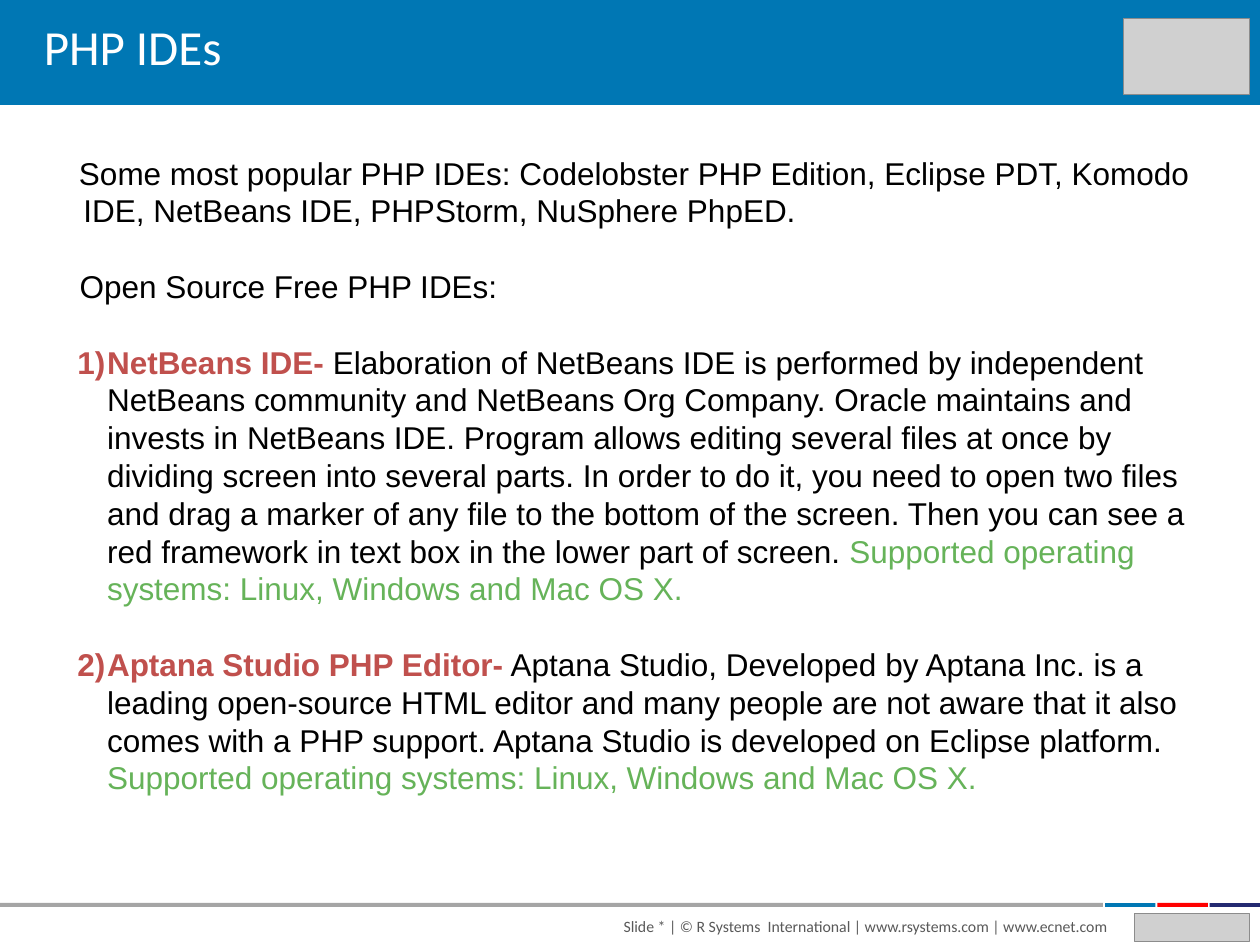
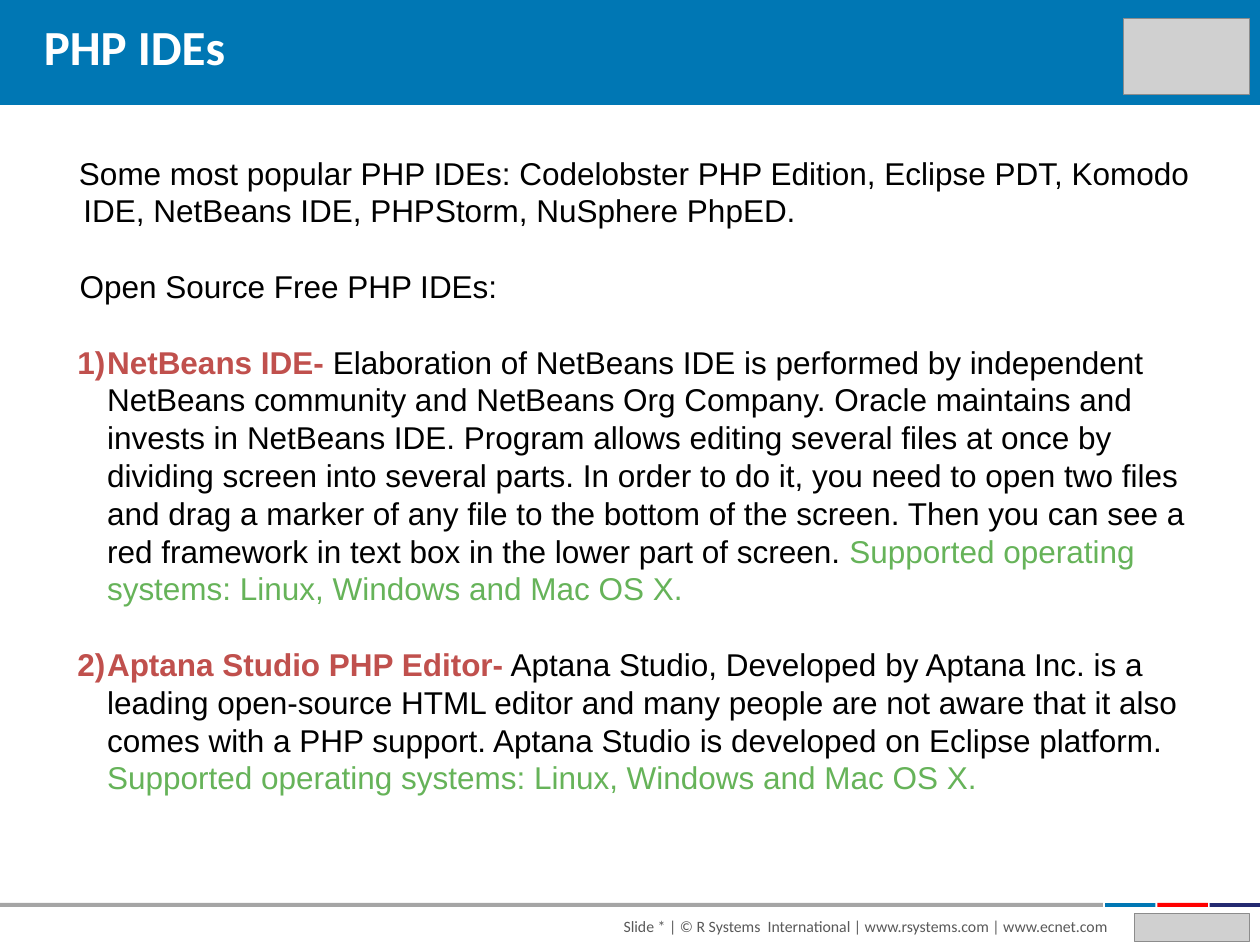
Before and after one commit to ChoudharyPreeti/Claim, a slide deck: slide 6 of PHP.ppt. Drawn at 1260x945 pixels with LibreOffice and Linux fonts; fonts in the diff are those of the drawing; grey boxes stand for pictures. Boxes give left, top, right and bottom in pixels: in the first picture for what was removed or moved away, otherwise in the second. Text is boxed around its words. In the diff, an @@ line names an element or a change of style, - is before the commit and + after.

```diff
--- a/PHP.ppt
+++ b/PHP.ppt
@@ text "PHP IDEs" at [44, 33, 225, 66]: bold on @@
```
Also in this commit, not shown: 4 other slides changed, 1 slide added.
